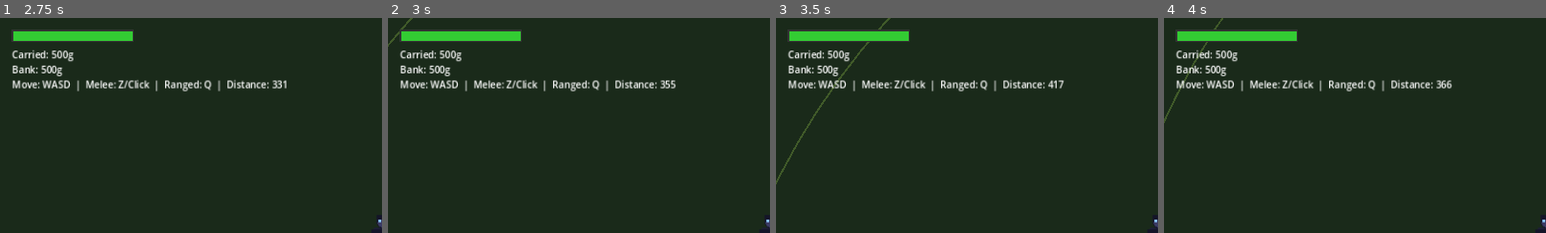
Above: before the commit, frames 1-4 (left to right).
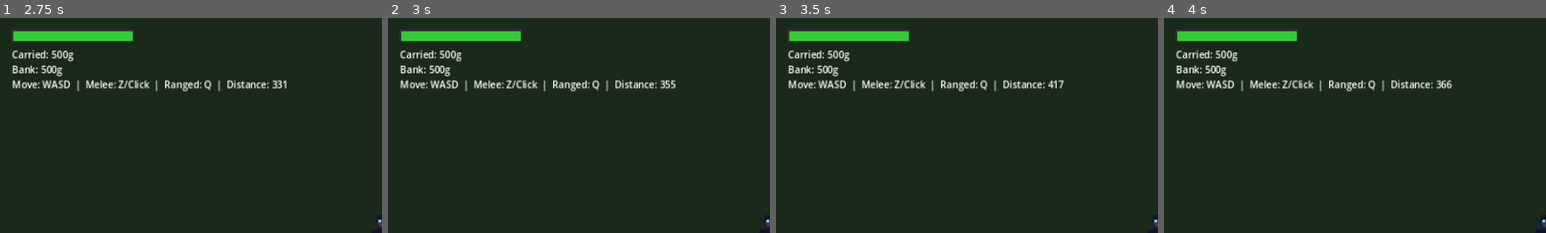
Above: after the commit, the same moments.

Repository: cbradshaw11/game-concept
Game: Godot game, scene res://scenes/world/world_scene.tscn
The game is run twice, just before and just after one commit, with the same random seed, the same clock (stepped at 60 frames per second) and the same inputs.
Inputs (mouse positions are % of the whole screen's width and height, from its top left):
- Up to frame 1 (2.75 s): tap Enter at 0.5 s; move the mouse to (45, 70) at 0.52 s; hold Up (ui_up) 0.53-2.03 s; tap Space (attack) at 0.6 s; click (45, 70) at 0.67 s; move the mouse to (80, 65) at 1.27 s; tap R (attack_magic) at 1.35 s; move the mouse to (20, 35) at 2.02 s; hold Left (ui_left) from 2.03 s (still down); tap Z (attack_melee) at 2.1 s
- Up to frame 2 (3 s): keep holding Left (ui_left); move the mouse to (55, 50) at 2.77 s; tap Q (attack_ranged) at 2.85 s; click (55, 50) at 2.92 s
- Up to frame 3 (3.5 s): keep holding Left (ui_left)
- Up to frame 4 (4 s): move the mouse to (35, 25) at 3.52 s; release Left (ui_left) at 3.53 s; hold Down (ui_down) from 3.53 s (still down); tap X (guard) at 3.6 s
The pictures show only the part of the screen within x 0-50%, y 0-50%; the shares and areas given below are measured in that part.

Frame 1 is identical in both runs. In frame 2, less than 0.1% of the frame differs, in the area x 0-7%, y 0-14%; in frame 3, 0.4%, in the area x 0-30%, y 0-78%; in frame 4, 0.2%.

Commit message:
feat: inner ring expanded to 1200px

Diff:
--- a/game/scenes/world/world_scene.gd
+++ b/game/scenes/world/world_scene.gd
@@ -576,8 +576,8 @@
 	sanctuary_fill.color = Color(0.2, 0.4, 0.8, 0.08)
 	zone_markers.add_child(sanctuary_fill)
 	# Draw colored ring outlines
-	_add_ring_outline(150.0, Color(0.4, 0.9, 0.4, 0.4))   # home base boundary
-	_add_ring_outline(800.0, Color(0.6, 0.8, 0.3, 0.3))   # inner ring
+	_add_ring_outline(150.0, Color(0.4, 0.9, 0.4, 0.4))    # home base boundary
+	_add_ring_outline(1200.0, Color(0.6, 0.8, 0.3, 0.3))  # inner ring
 	_add_ring_outline(2000.0, Color(0.9, 0.7, 0.2, 0.3))  # mid ring
 	_add_ring_outline(4000.0, Color(0.9, 0.2, 0.2, 0.3))  # outer ring
 
@@ -701,7 +701,7 @@
 
 	var ring_defs := [
 		[150.0,  Color(0.4, 0.9, 0.4, 0.9)],
-		[800.0,  Color(0.6, 0.8, 0.3, 0.9)],
+		[1200.0, Color(0.6, 0.8, 0.3, 0.9)],
 		[2000.0, Color(0.9, 0.7, 0.2, 0.9)],
 		[4000.0, Color(0.9, 0.2, 0.2, 0.9)],
 	]
--- a/game/scripts/systems/world_manager.gd
+++ b/game/scripts/systems/world_manager.gd
@@ -5,7 +5,7 @@
 
 const SANCTUARY_RADIUS := 150.0  # home base safe zone
 const INNER_START := 150.0
-const MID_START := 800.0
+const MID_START := 1200.0
 const OUTER_START := 2000.0
 const WORLD_EDGE := 4000.0
 
